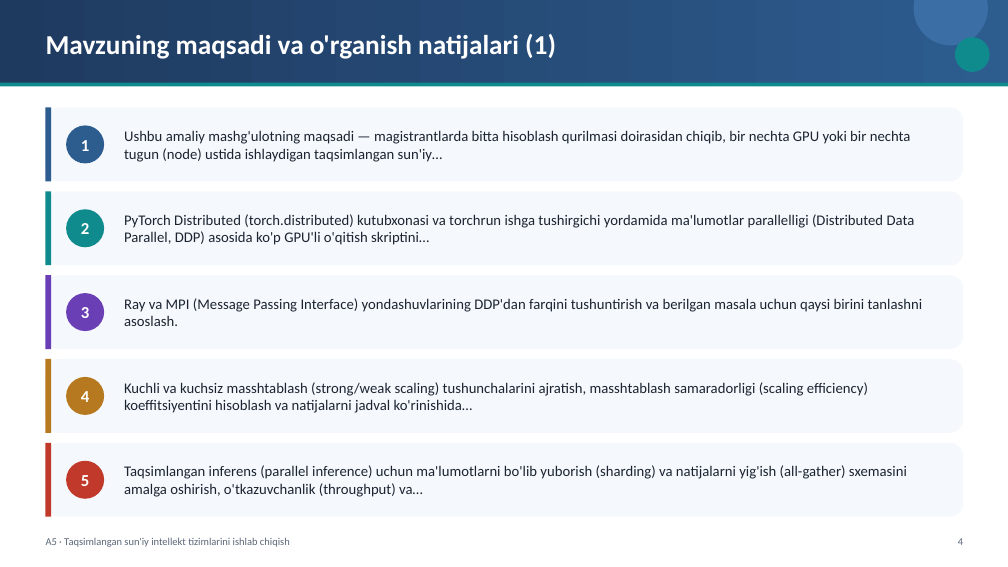
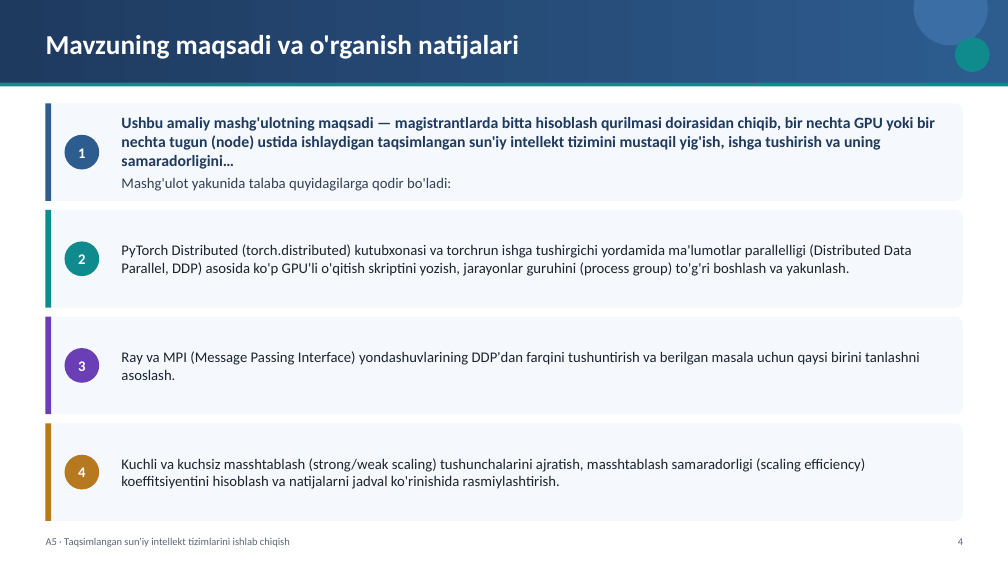
Before and after one commit to sayka7/ktm_labs, a slide deck: slide 4 of slaydlar/A5.pptx. Drawn at 1008x567 pixels with LibreOffice and Linux fonts; fonts in the diff are those of the drawing. Boxes give left, top, right and bottom in pixels: in the first picture for what was removed or moved away, otherwise in the second. Text is boxed around its words. In the diff, an @@ line names an element or a change of style, - is before the commit and + after.

```diff
--- a/slaydlar/A5.pptx
+++ b/slaydlar/A5.pptx
@@ text at bbox=[46, 35, 519, 59]: text changed @@
-Mavzuning maqsadi va o'rganish natijalari (1)
+Mavzuning maqsadi va o'rganish natijalari
@@ rounded rectangle: place and size @@
-rounded rectangle at bbox=[45, 107, 963, 181]
+rounded rectangle at bbox=[45, 104, 963, 201]
@@ rectangle: place and size @@
-rectangle at bbox=[45, 107, 51, 181]
+rectangle at bbox=[45, 104, 51, 201]
@@ text at bbox=[121, 117, 935, 191]: text changed; size 14 to 15 pt; text colour #1B2430 to #1F3A5F; bold on @@
-Ushbu amaliy mashg'ulotning maqsadi — magistrantlarda bitta hisoblash qurilmasi doirasidan chiqib, bir nechta GPU yoki bir nechta tugun (node) ustida ishlaydigan taqsimlangan sun'iy…
+Ushbu amaliy mashg'ulotning maqsadi — magistrantlarda bitta hisoblash qurilmasi doirasidan chiqib, bir nechta GPU yoki bir nechta tugun (node) ustida ishlaydigan taqsimlangan sun'iy intellekt tizimini mustaqil yig'ish, ishga tushirish va uning samaradorligini…
+Mashg'ulot yakunida talaba quyidagilarga qodir bo'ladi:
@@ ellipse "1": place and size @@
-ellipse "1" at bbox=[66, 126, 104, 163]
+ellipse "1" at bbox=[64, 135, 99, 169]
@@ rounded rectangle: place and size @@
-rounded rectangle at bbox=[45, 191, 963, 265]
+rounded rectangle at bbox=[45, 210, 963, 308]
@@ rectangle: place and size @@
-rectangle at bbox=[45, 191, 51, 265]
+rectangle at bbox=[45, 210, 51, 308]
@@ ellipse "2": place and size @@
-ellipse "2" at bbox=[66, 209, 104, 247]
+ellipse "2" at bbox=[64, 241, 99, 276]
@@ text at bbox=[121, 244, 912, 276]: text changed @@
-PyTorch Distributed (torch.distributed) kutubxonasi va torchrun ishga tushirgichi yordamida ma'lumotlar parallelligi (Distributed Data Parallel, DDP) asosida ko'p GPU'li o'qitish skriptini…
+PyTorch Distributed (torch.distributed) kutubxonasi va torchrun ishga tushirgichi yordamida ma'lumotlar parallelligi (Distributed Data Parallel, DDP) asosida ko'p GPU'li o'qitish skriptini yozish, jarayonlar guruhini (process group) to'g'ri boshlash va yakunlash.
@@ rounded rectangle: place and size @@
-rounded rectangle at bbox=[45, 275, 963, 349]
+rounded rectangle at bbox=[45, 317, 963, 414]
@@ rectangle: place and size @@
-rectangle at bbox=[45, 275, 51, 349]
+rectangle at bbox=[45, 317, 51, 414]
@@ text "Ray va MPI (Message Passing ...": place and size @@
-text "Ray va MPI (Message Passing ..." at bbox=[124, 298, 923, 326]
+text "Ray va MPI (Message Passing ..." at bbox=[121, 351, 920, 380]
@@ ellipse "3": place and size @@
-ellipse "3" at bbox=[66, 293, 104, 331]
+ellipse "3" at bbox=[64, 348, 99, 383]
@@ proportions changed in 4 elements at bbox=[45, 104, 963, 201], bbox=[45, 210, 963, 308], bbox=[45, 317, 963, 414], bbox=[45, 423, 963, 521] @@
@@ rounded rectangle: place and size @@
-rounded rectangle at bbox=[45, 359, 963, 433]
+rounded rectangle at bbox=[45, 423, 963, 521]
@@ rectangle: place and size @@
-rectangle at bbox=[45, 359, 51, 433]
+rectangle at bbox=[45, 423, 51, 521]
@@ rounded rectangle removed at bbox=[45, 443, 963, 517] @@
@@ rectangle removed at bbox=[45, 443, 51, 517] @@
@@ size 16 to 14 pt in 4 elements at bbox=[64, 135, 99, 169], bbox=[64, 241, 99, 276], bbox=[64, 348, 99, 383], bbox=[64, 454, 99, 489] @@
@@ ellipse "4": place and size @@
-ellipse "4" at bbox=[66, 377, 104, 415]
+ellipse "4" at bbox=[64, 454, 99, 489]
@@ ellipse removed at bbox=[66, 461, 104, 498] @@
-5
@@ text at bbox=[121, 458, 865, 489]: text changed @@
-Kuchli va kuchsiz masshtablash (strong/weak scaling) tushunchalarini ajratish, masshtablash samaradorligi (scaling efficiency) koeffitsiyentini hisoblash va natijalarni jadval ko'rinishida…
+Kuchli va kuchsiz masshtablash (strong/weak scaling) tushunchalarini ajratish, masshtablash samaradorligi (scaling efficiency) koeffitsiyentini hisoblash va natijalarni jadval ko'rinishida rasmiylashtirish.
@@ text removed at bbox=[124, 465, 907, 497] @@
-Taqsimlangan inferens (parallel inference) uchun ma'lumotlarni bo'lib yuborish (sharding) va natijalarni yig'ish (all-gather) sxemasini amalga oshirish, o'tkazuvchanlik (throughput) va…
```
Also in this commit, not shown: 36 other slides changed, 3 slides added, 21 other files.
